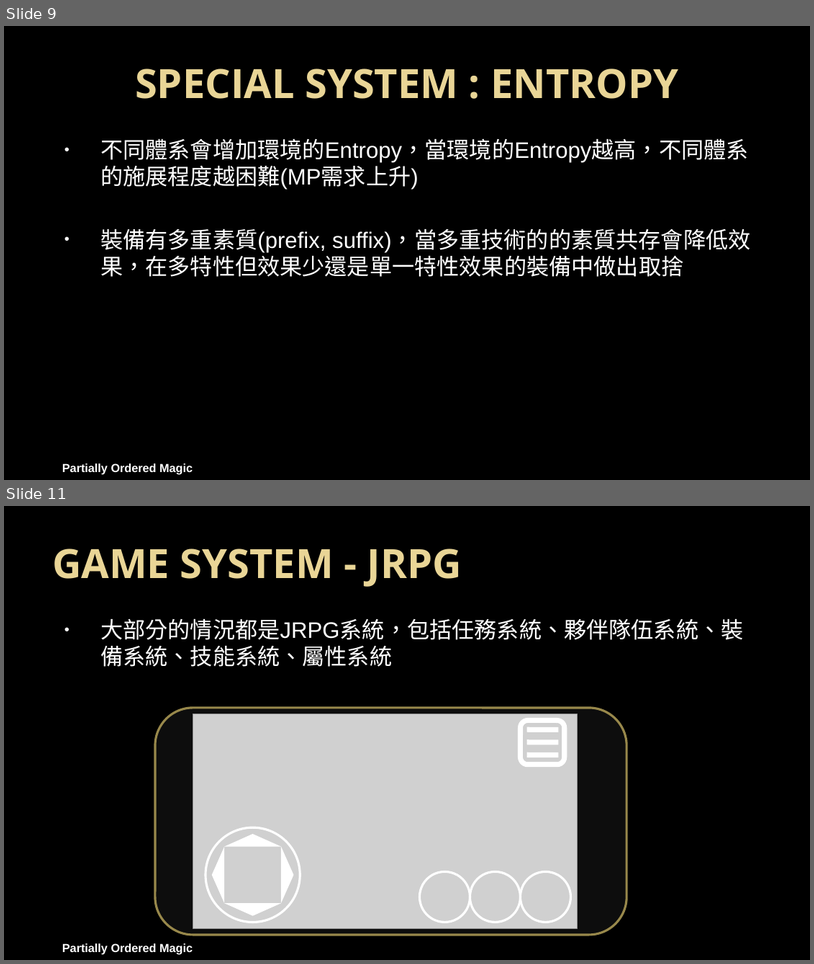
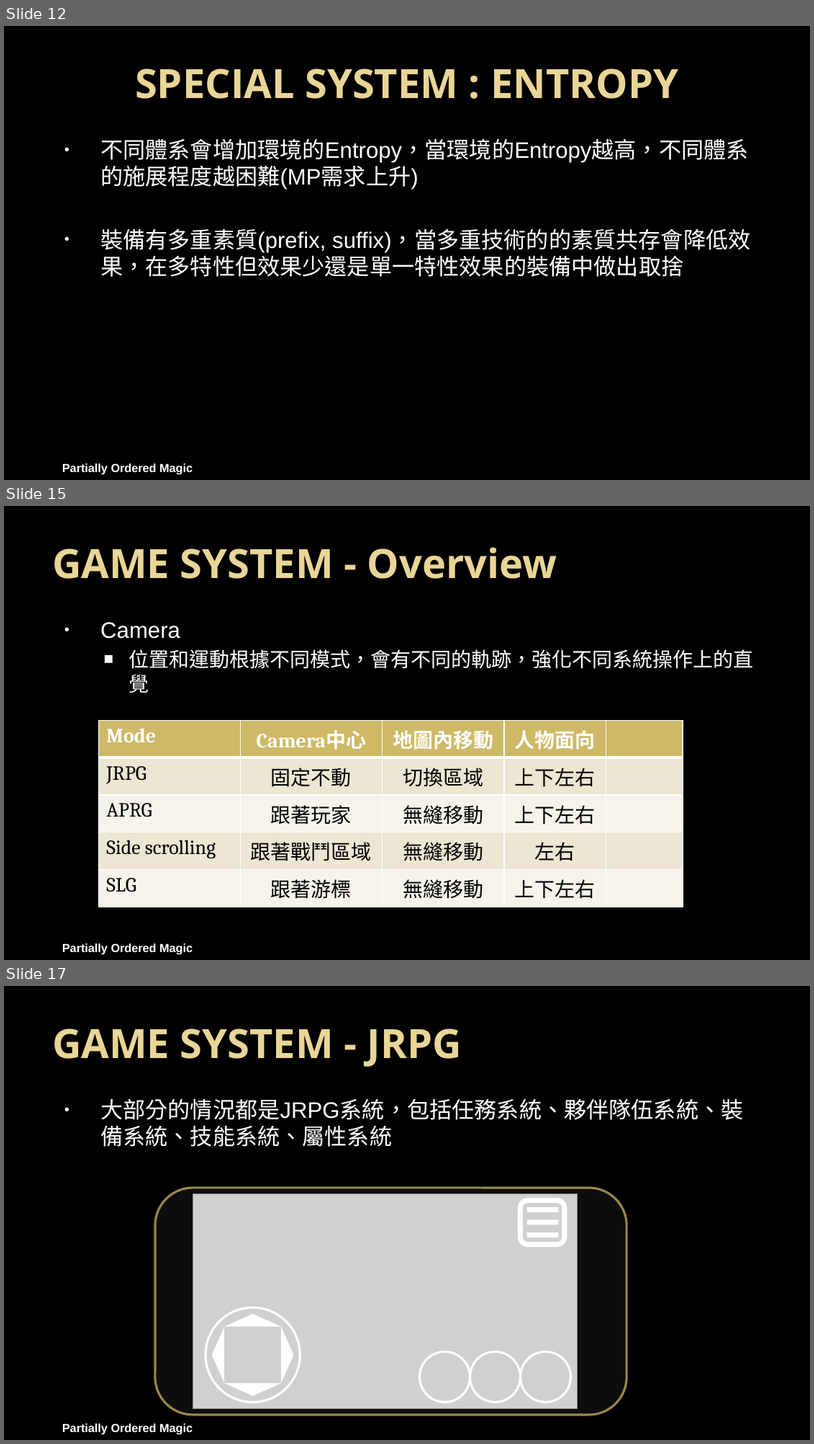
Before and after one commit to PartiallyOrderedMagic/PartiallyOrderedMagic.github.io, a slide deck: MyGame/企劃.pptx. Shown one above the other, each under a label of ours: slides 9 and 11 before the commit, slides 12, 15 and 17 after it; the slides between them are not shown. The pictures are 814x964 and 814x1444 pixels, drawn with LibreOffice and Linux fonts; fonts in the diff are those of the drawing; grey boxes stand for pictures; background and template pictures are left out. Boxes give left, top, right and bottom in pixels: in the first picture for what was removed or moved away, otherwise in the second. Text is boxed around its words. In the diff, an @@ line names an element or a change of style, - is before the commit and + after.

```diff
--- a/MyGame/企劃.pptx
+++ b/MyGame/企劃.pptx
@@ slide 15 added at <box>4,506,810,960</box>, background picture (left out); not listed: 1 template element that a slide beside it also shows @@
@@ title added at <box>52,547,558,579</box>, 36 pt, text gradient #EAD696 to #E7D081, bold @@
+GAME SYSTEM - Overview
@@ text added at <box>100,622,754,693</box>, 18 pt, text #FFFFFF @@
+• Camera
+  ■ 位置和運動根據不同模式，會有不同的軌跡，強化不同系統操作上的直覺
@@ table added at <box>98,721,682,901</box>, 5 rows, 5 columns @@
+Mode | Camera中心 | 地圖內移動 | 人物面向 | 
+JRPG | 固定不動 | 切換區域 | 上下左右 | 
+APRG | 跟著玩家 | 無縫移動 | 上下左右 | 
+Side scrolling | 跟著戰鬥區域 | 無縫移動 | 左右 | 
+SLG | 跟著游標 | 無縫移動 | 上下左右 | 
@@ what was slide 9 is now slide 12 @@
@@ what was slide 11 is now slide 17 @@
```
Also in this commit, not shown: 2 slides changed, 5 other slides added, 3 other files.
